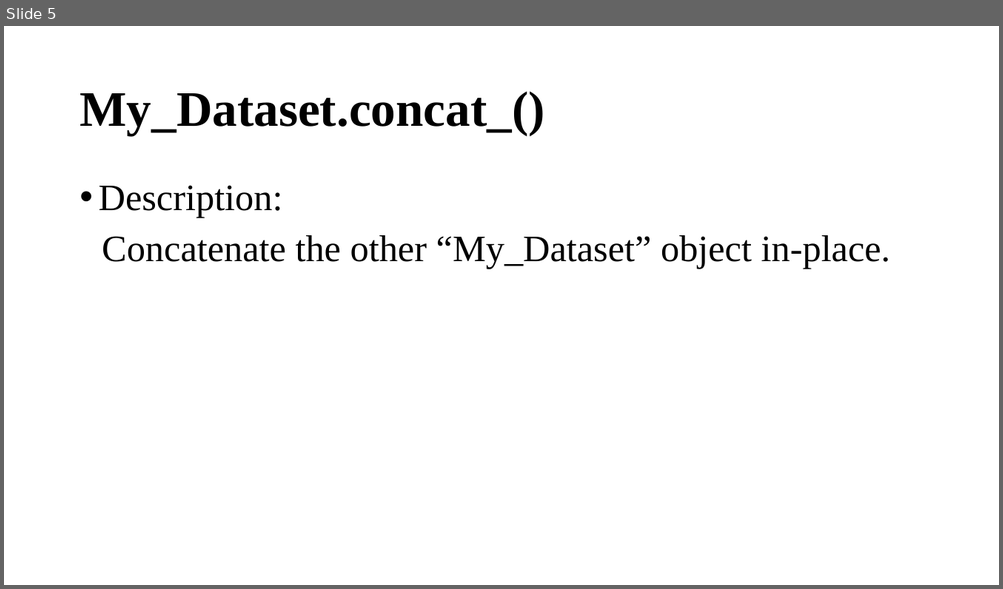
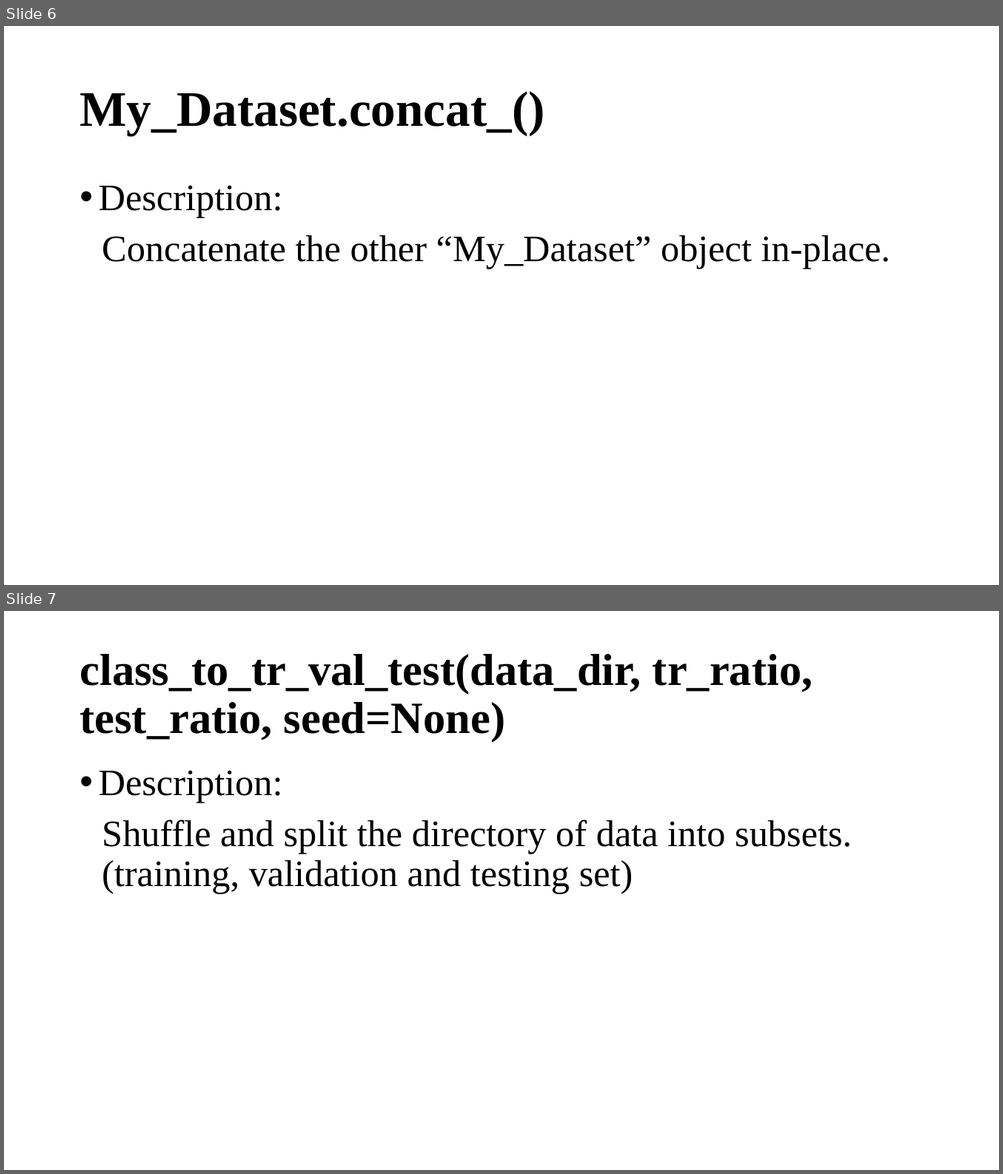
Before and after one commit to shyhyawJou/ExquisiteNetV2, a slide deck: library.pptx. Shown one above the other, each under a label of ours: slide 5 before the commit, slides 6 and 7 after it. The pictures are 1003x589 and 1003x1174 pixels, drawn with LibreOffice and Linux fonts; fonts in the diff are those of the drawing. Boxes give left, top, right and bottom in pixels: in the first picture for what was removed or moved away, otherwise in the second. Text is boxed around its words. In the diff, an @@ line names an element or a change of style, - is before the commit and + after.

```diff
--- a/library.pptx
+++ b/library.pptx
@@ slide 7 added at (4,611,999,1170), background #FFFFFF @@
@@ title added at (79,654,812,742), 43.2 pt, text #000000, bold @@
+class_to_tr_val_test(data_dir, tr_ratio, test_ratio, seed=None)
@@ text added at (99,770,851,894), 36 pt, text #000000 @@
+• Description:
+Shuffle and split the directory of data into subsets. (training, validation and testing set)
@@ what was slide 5 is now slide 6 @@
```
Also in this commit, not shown: 1 other slide added.
